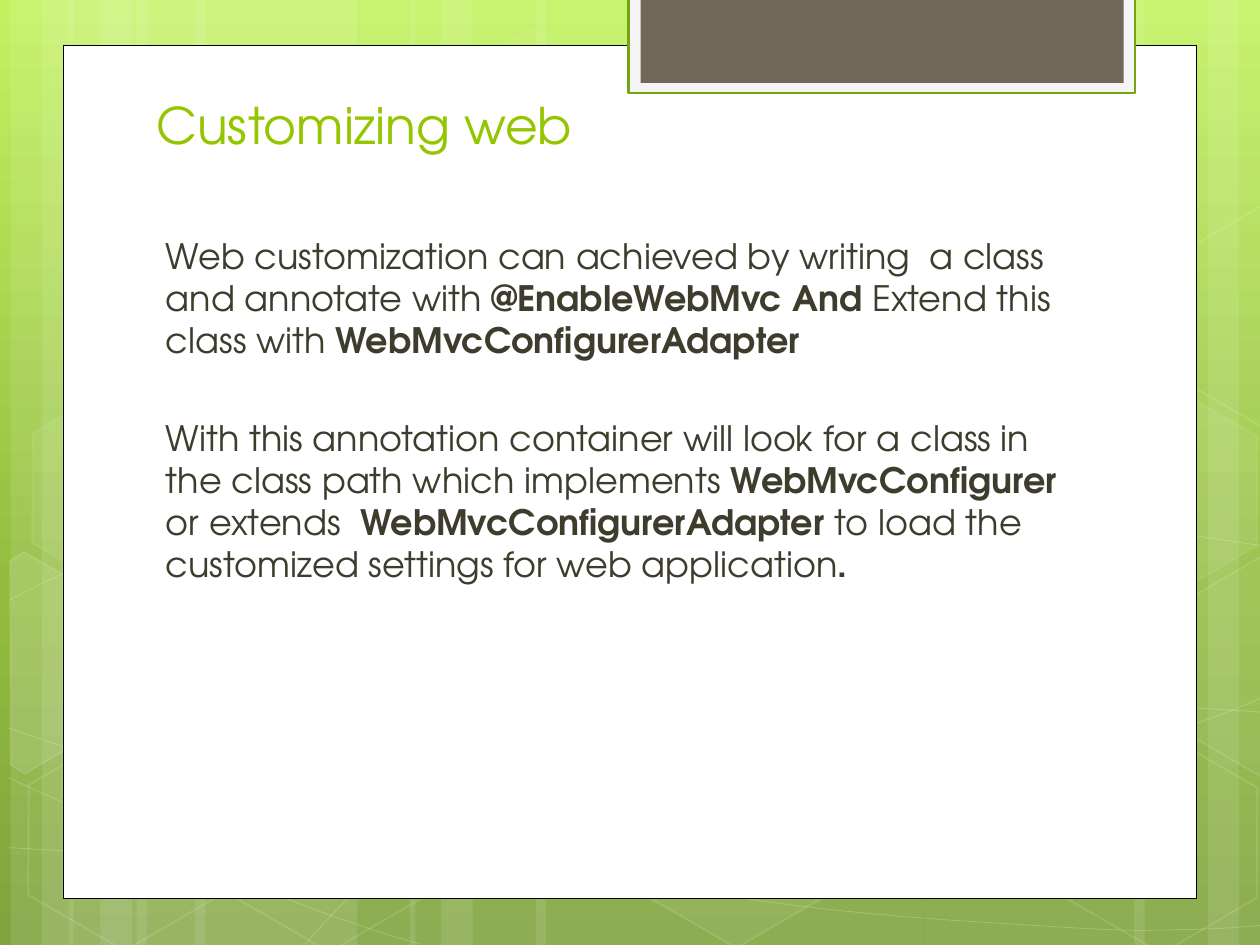
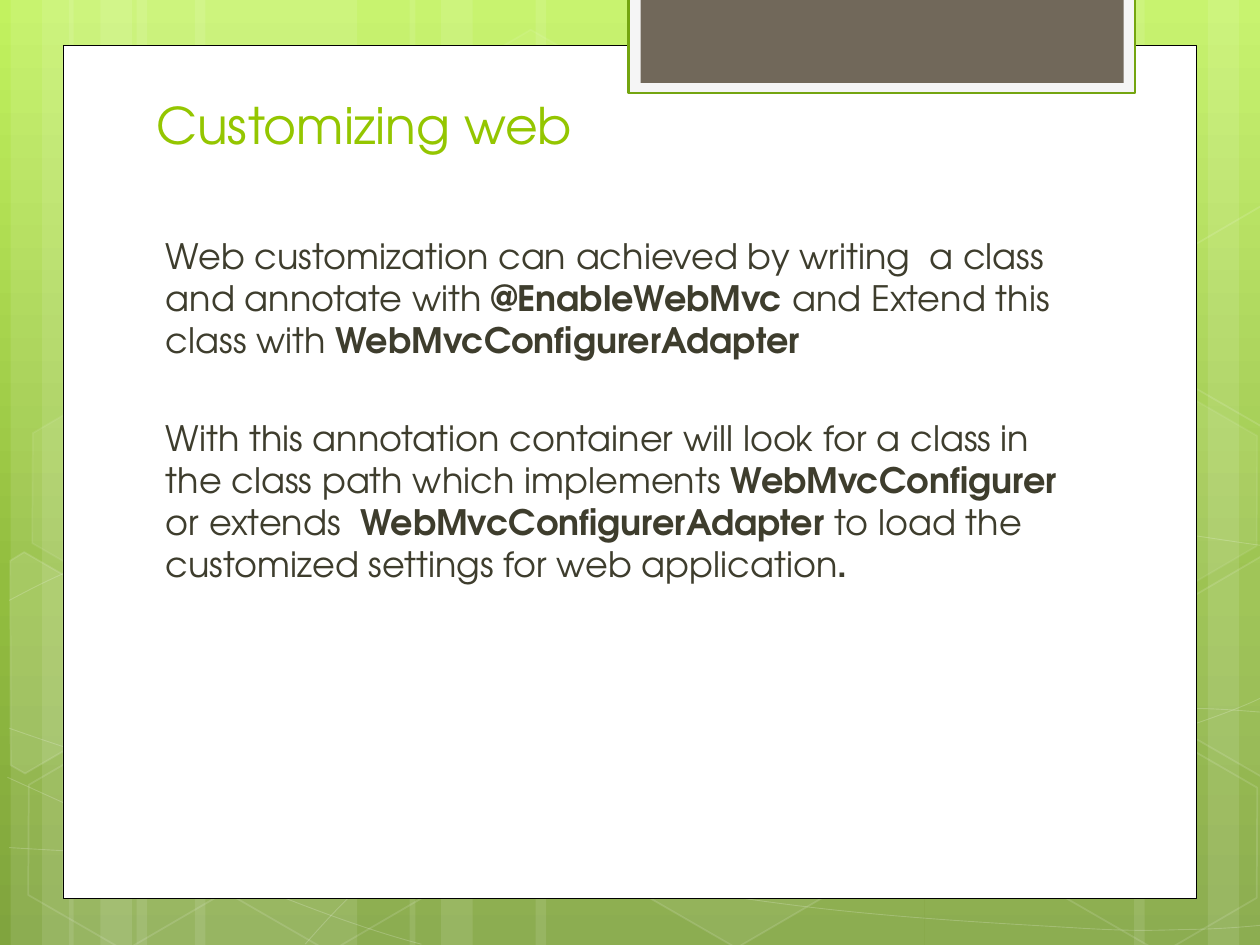
Before and after one commit to IPython-Learn/spring-web-training, a slide deck: slide 12 of SpringWebTraining.pptx (slide 8 before the commit). Drawn at 1260x945 pixels with LibreOffice and Linux fonts; fonts in the diff are those of the drawing. Boxes give left, top, right and bottom in pixels: in the first picture for what was removed or moved away, otherwise in the second. Text is boxed around its words. In the diff, an @@ line names an element or a change of style, - is before the commit and + after.

```diff
--- a/SpringWebTraining.pptx
+++ b/SpringWebTraining.pptx
@@ text at box(166, 243, 1050, 361): text changed @@
-Web customization can achieved by writing a class and annotate with @EnableWebMvc And Extend this class with WebMvcConfigurerAdapter
+Web customization can achieved by writing a class and annotate with @EnableWebMvc and Extend this class with WebMvcConfigurerAdapter
```
Also in this commit, not shown: 7 other slides changed, 5 slides added, 8 other files.
